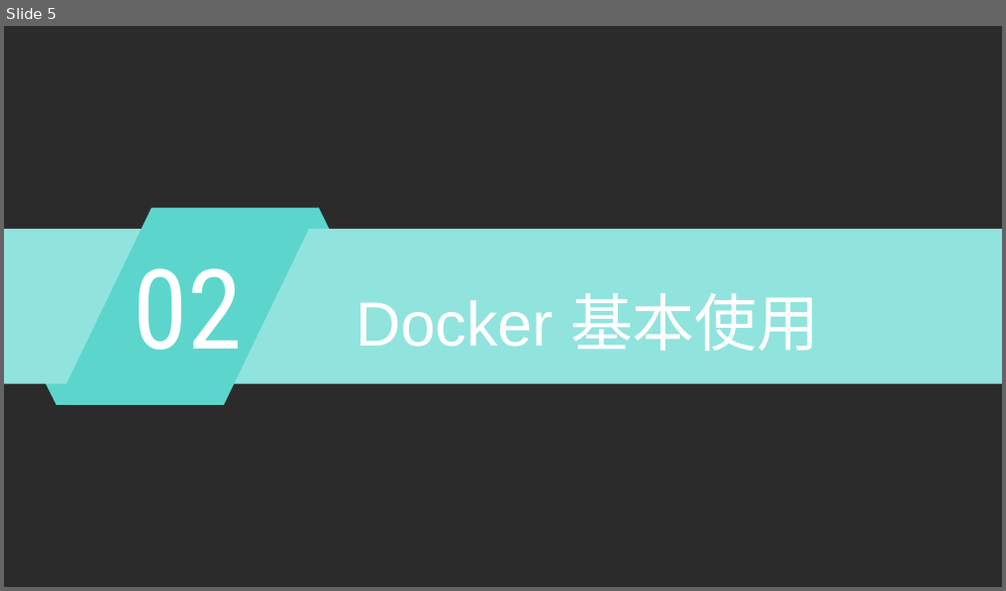
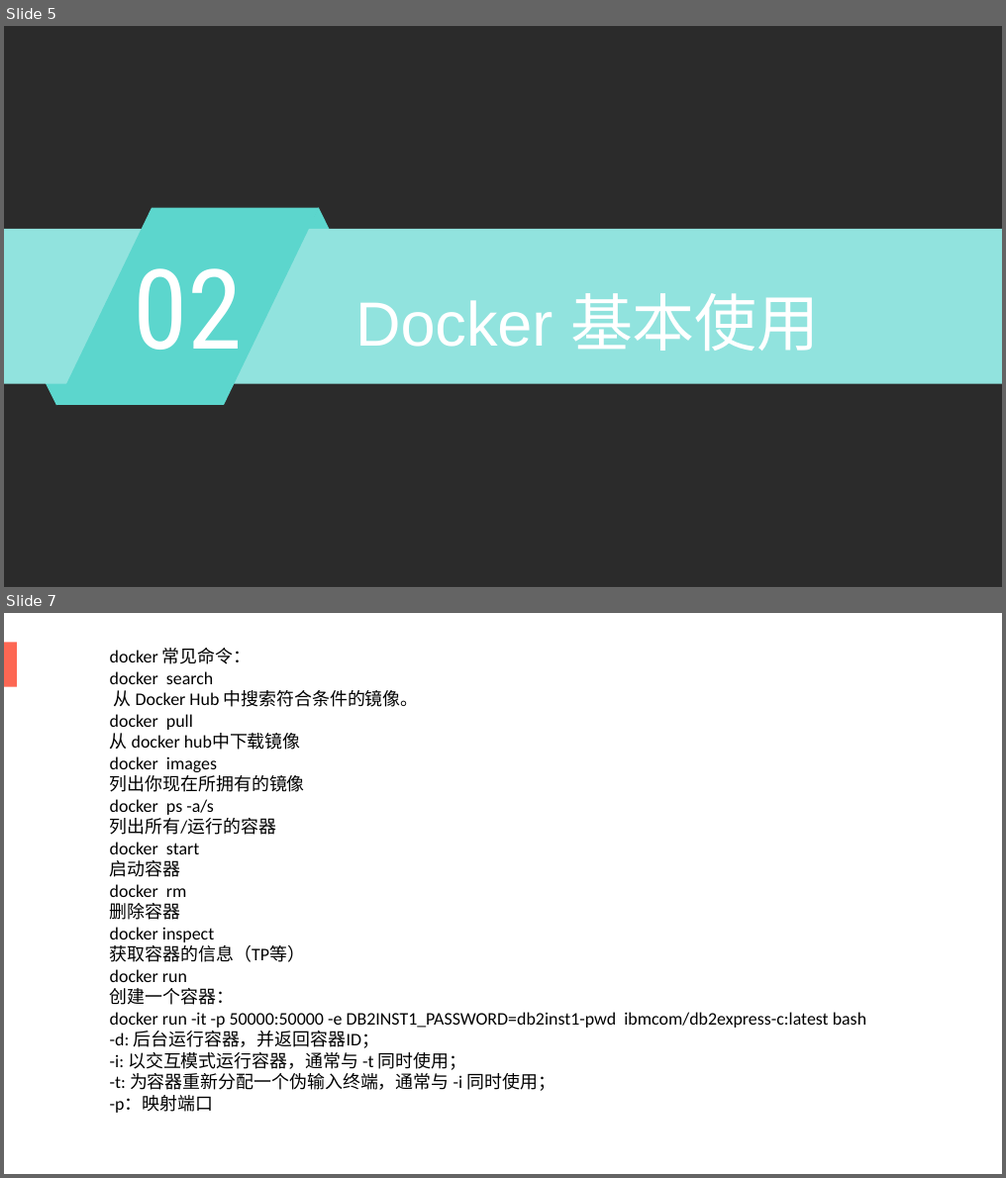
Before and after one commit to wangjinghuohuo/studySpring, a slide deck: qqq.pptx. Shown one above the other, each under a label of ours: slide 5 before the commit, slides 5 and 7 after it; the slides between them are not shown. The pictures are 1006x591 and 1006x1178 pixels, drawn with LibreOffice and Linux fonts; fonts in the diff are those of the drawing; background and template pictures are left out; a plain dark background stands for a picture behind light text. Boxes give left, top, right and bottom in pixels: in the first picture for what was removed or moved away, otherwise in the second. Text is boxed around its words. In the diff, an @@ line names an element or a change of style, - is before the commit and + after.

```diff
--- a/qqq.pptx
+++ b/qqq.pptx
@@ slide 7 added at <box>4,613,1002,1174</box>, background picture (left out) @@
@@ rectangle added at <box>4,642,17,687</box>, fill #FD6753 @@
@@ text added at <box>110,648,866,1113</box>, 18 pt, text #000000 @@
+docker 常见命令：
+docker search
+从 Docker Hub 中搜索符合条件的镜像。
+docker pull
+从 docker hub中下载镜像
+docker images
+列出你现在所拥有的镜像
+docker ps -a/s
+列出所有/运行的容器
+docker start
+启动容器
+docker rm
+删除容器
+docker inspect
+获取容器的信息（TP等）
+docker run
+创建一个容器：
+docker run -it -p 50000:50000 -e DB2INST1_PASSWORD=db2inst1-pwd ibmcom/db2express-c:latest bash
+-d: 后台运行容器，并返回容器ID；
+-i: 以交互模式运行容器，通常与 -t 同时使用；
+-t: 为容器重新分配一个伪输入终端，通常与 -i 同时使用；
+-p：映射端口
```
Also in this commit, not shown: 1 slide changed, 1 other slide added, 2 slides removed.
